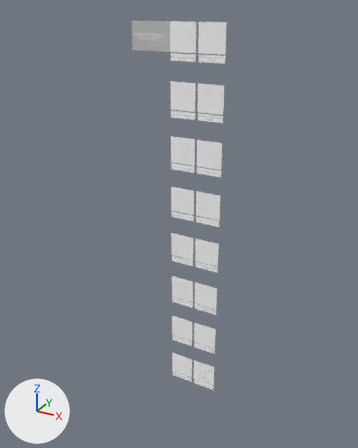
One commit to the glTF model Tests/Interactivity/pointer/AssetCapabilities_GetTests/glTF-Binary/AssetCapabilities_GetTests.glb: the scene before it, then after it.
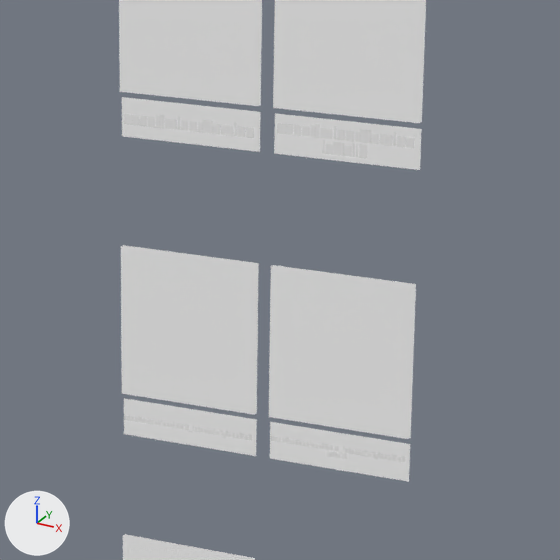
The first picture shows the older version from a 50 mm lens placed at (8.64, -16.01, 0.98), pointed at (-0.4, 0.43, -7.24). The close-ups show the older and then the newer version on the part from 42% to 69% of the width and 21% to 43% of the height of that picture. Only the edits that show in the close-ups are written down. Every picture has the same lights, and +X, +Y and +Z are marked at lower left. Where no turn or scale is listed for an object, it has been applied to the vertices.

Before the edit, the objects in view are built like this:
```python
ob_fail_005 = bpy.data.objects.new('Fail.005', me_fail)
ob_fail_005.parent = ob_checkbox_asset_extensions_khr_interactivity_enabled_isvalid
ob_fail_005.location = (0.0, -0.5, 0.0)
ob_fail_005.rotation_euler = (0.0, 0.0, 3.142)  # degrees (0, 0, 180)
ob_label_002 = bpy.data.objects.new('Label.002', me_label_002)
ob_label_002.location = (-0.005, -0.015, -2.663)
ob_label_003 = bpy.data.objects.new('Label.003', me_label_003)
ob_label_003.location = (1.095, -0.015, -2.663)
ob_label_005 = bpy.data.objects.new('Label.005', me_label_005)
ob_label_005.location = (1.095, -0.015, -4.663)
ob_quad_003 = bpy.data.objects.new('Quad.003', me_quad_001)
ob_quad_003.parent = ob_checkbox_asset_minorversion
ob_quad_003.location = (0.0, 0.0, -0.663)
ob_quad_003.rotation_euler = (0.0, 0.0, -3.142)  # degrees (0, 0, -180)
ob_quad_003.scale = (1.0, 0.1, 0.251)
ob_quad_004 = bpy.data.objects.new('Quad.004', me_quad_001)
ob_quad_004.parent = ob_checkbox_asset_minorversion_isvalid
ob_quad_004.location = (0.0, 0.0, -0.663)
ob_quad_004.rotation_euler = (0.0, 0.0, -3.142)  # degrees (0, 0, -180)
ob_quad_004.scale = (1.0, 0.1, 0.251)
ob_quad_005 = bpy.data.objects.new('Quad.005', me_quad_001)
ob_quad_005.parent = ob_checkbox_asset_extensions_khr_interactivity_enabled
ob_quad_005.location = (0.0, 0.0, -0.663)
ob_quad_005.rotation_euler = (0.0, 0.0, -3.142)  # degrees (0, 0, -180)
ob_quad_005.scale = (1.0, 0.1, 0.251)
ob_quad_006 = bpy.data.objects.new('Quad.006', me_quad_001)
ob_quad_006.parent = ob_checkbox_asset_extensions_khr_interactivity_enabled_isvalid
ob_quad_006.location = (0.0, 0.0, -0.663)
ob_quad_006.rotation_euler = (0.0, 0.0, -3.142)  # degrees (0, 0, -180)
ob_quad_006.scale = (1.0, 0.1, 0.251)
# also in view: 'Fail.003' at (1.1, -0.03, -2.0); 'Fail.006' at (0.0, -0.03, -6.0); 'Fail.002' at (0.0, -0.03, -2.0); 'Fail.004' at (0.0, -0.03, -4.0)
```
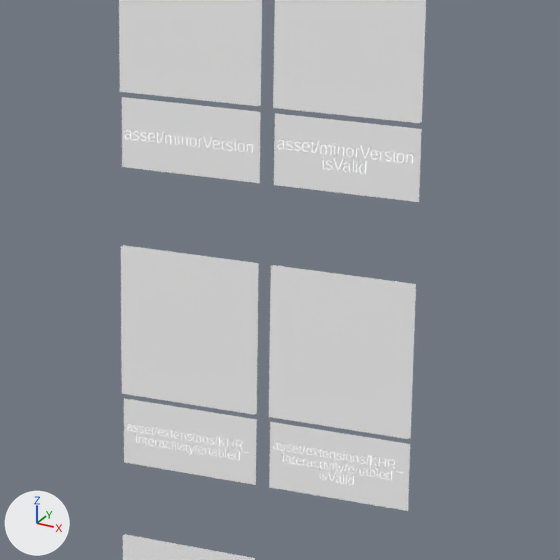
Pixel boxes (x1, y1, x2, y2) of what changed, in the close-ups (560 x 560 px):
```json
{"object": "Quad.004", "change": "moved, rescaled", "before": [274, 113, 422, 170], "after": [274, 113, 422, 202], "on screen": "55% taller"}
{"object": "Quad.003", "change": "moved, rescaled", "before": [122, 97, 261, 152], "after": [122, 97, 261, 183], "on screen": "55% taller"}
{"object": "Quad.006", "change": "moved, rescaled", "before": [270, 422, 410, 482], "after": [269, 422, 410, 511], "on screen": "48% taller"}
{"object": "Quad.005", "change": "moved, rescaled", "before": [124, 398, 257, 456], "after": [124, 398, 257, 485], "on screen": "49% taller"}
{"object": "Label.005", "change": "moved", "after": [273, 442, 403, 485], "on screen": "not visible before"}
{"object": "Label.003", "change": "moved", "after": [278, 140, 413, 174], "on screen": "not visible before"}
{"object": "Label.002", "change": "moved", "after": [125, 130, 253, 153], "on screen": "not visible before"}
```

Scene script edits in JSON lines:
```json
{"op": "set", "path": "ob_label_002.location", "old": "(-0.005, -0.015, -2.663)", "new": "(-0.005, -0.015, -2.762)"}
{"op": "set", "path": "ob_quad_003.location", "old": "(0.0, 0.0, -0.663)", "new": "(0.0, 0.0, -0.763)"}
{"op": "set", "path": "ob_quad_003.scale", "old": "(1.0, 0.1, 0.251)", "new": "(1.0, 0.1, 0.45)"}
{"op": "set", "path": "ob_label_003.location", "old": "(1.095, -0.015, -2.663)", "new": "(1.095, -0.015, -2.762)"}
{"op": "set", "path": "ob_quad_004.location", "old": "(0.0, 0.0, -0.663)", "new": "(0.0, 0.0, -0.763)"}
{"op": "set", "path": "ob_quad_004.scale", "old": "(1.0, 0.1, 0.251)", "new": "(1.0, 0.1, 0.45)"}
{"op": "set", "path": "ob_quad_005.location", "old": "(0.0, 0.0, -0.663)", "new": "(0.0, 0.0, -0.763)"}
{"op": "set", "path": "ob_quad_005.scale", "old": "(1.0, 0.1, 0.251)", "new": "(1.0, 0.1, 0.45)"}
{"op": "set", "path": "ob_label_005.location", "old": "(1.095, -0.015, -4.663)", "new": "(1.095, -0.015, -4.762)"}
{"op": "set", "path": "ob_quad_006.location", "old": "(0.0, 0.0, -0.663)", "new": "(0.0, 0.0, -0.763)"}
{"op": "set", "path": "ob_quad_006.scale", "old": "(1.0, 0.1, 0.251)", "new": "(1.0, 0.1, 0.45)"}
```
